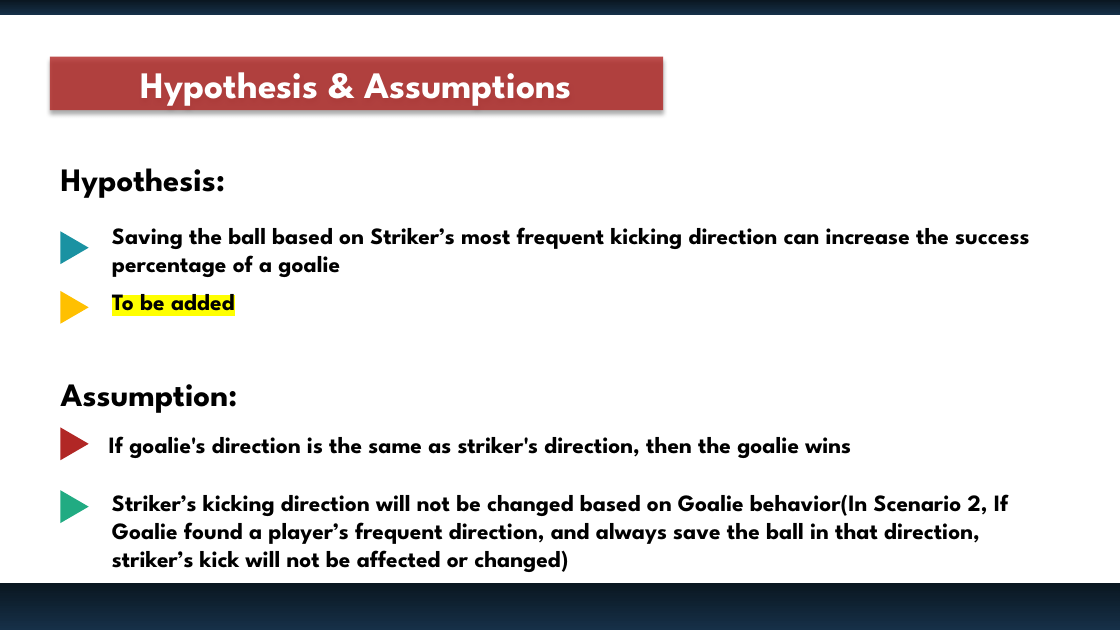
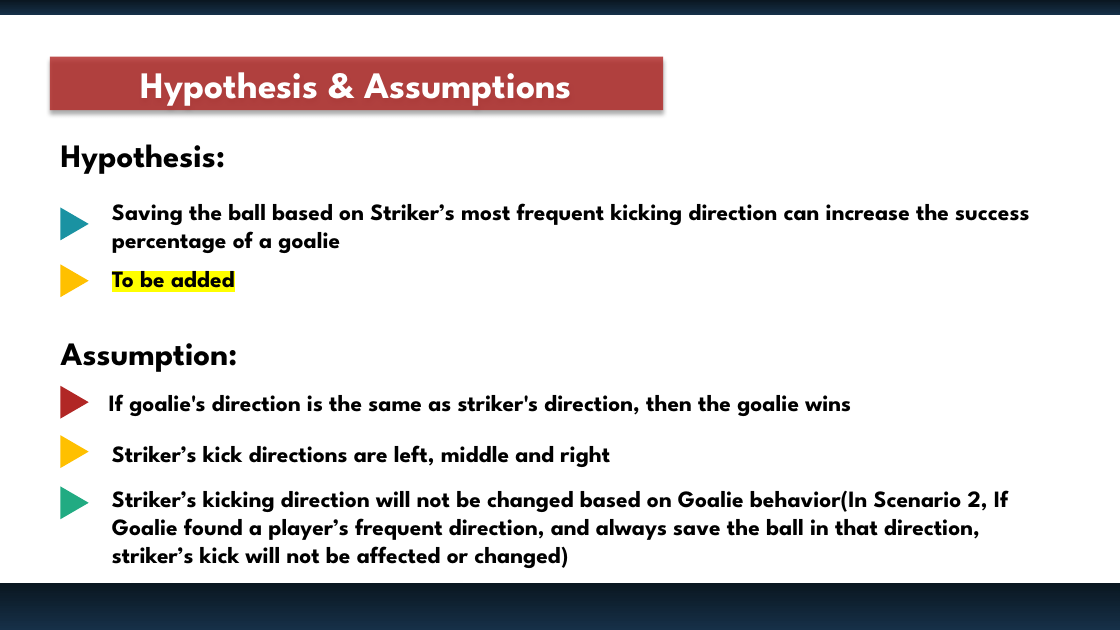
Before and after one commit to saloneeshah/Final-Project, a slide deck: slide 4 of Goalkeepr Success Rate Slide.pptx. Drawn at 1120x630 pixels with LibreOffice and Linux fonts; fonts in the diff are those of the drawing. Boxes give left, top, right and bottom in pixels: in the first picture for what was removed or moved away, otherwise in the second. Text is boxed around its words. In the diff, an @@ line names an element or a change of style, - is before the commit and + after.

```diff
--- a/Goalkeepr Success Rate Slide.pptx
+++ b/Goalkeepr Success Rate Slide.pptx
@@ 3 texts, 2 triangles: place and size @@
-3 texts, 2 triangles at [60,168,1029,324]
+3 texts, 2 triangles at [60,144,1029,297]
@@ 2 texts, 1 triangle: place and size @@
-2 texts, 1 triangle at [60,384,851,461]
+2 texts, 1 triangle at [60,343,851,419]
@@ triangle added at [60,436,89,468], fill #FFC000 @@
@@ text added at [112,445,610,467], 20 pt, text #000000, bold @@
+Striker’s kick directions are left, middle and right
@@ text "Striker’s kicking direction will not ...": place and size @@
-text "Striker’s kicking direction will not ..." at [112,494,1008,572]
+text "Striker’s kicking direction will not ..." at [112,490,1008,568]
```
Also in this commit, not shown: 1 other slide changed.
